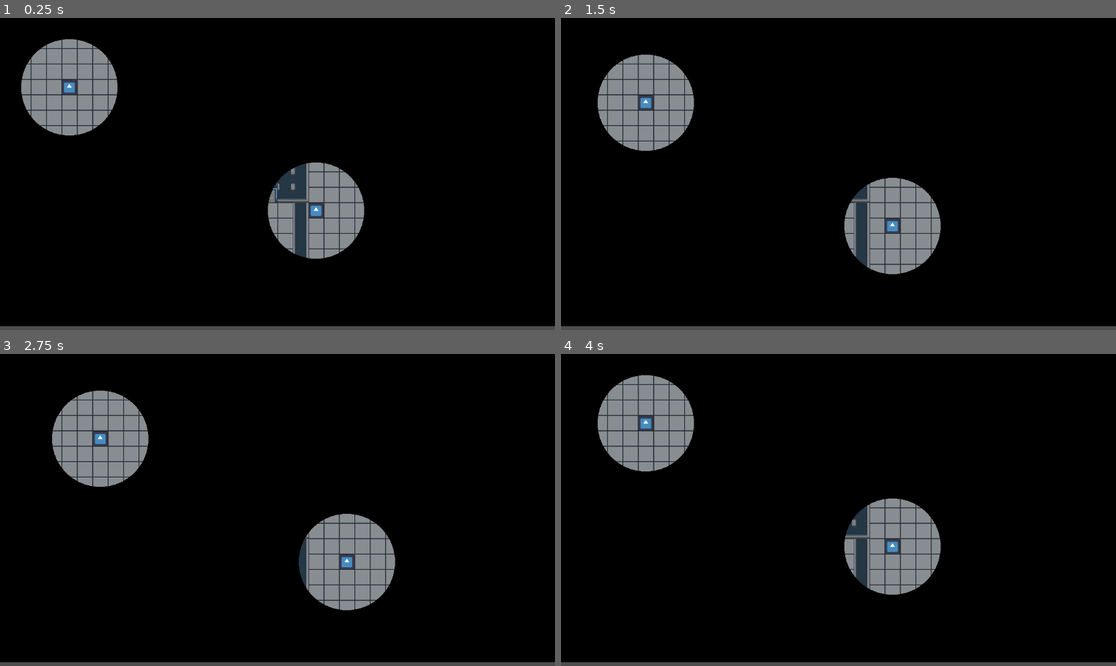
Above: before the commit, frames 1-4 (two rows, left to right).
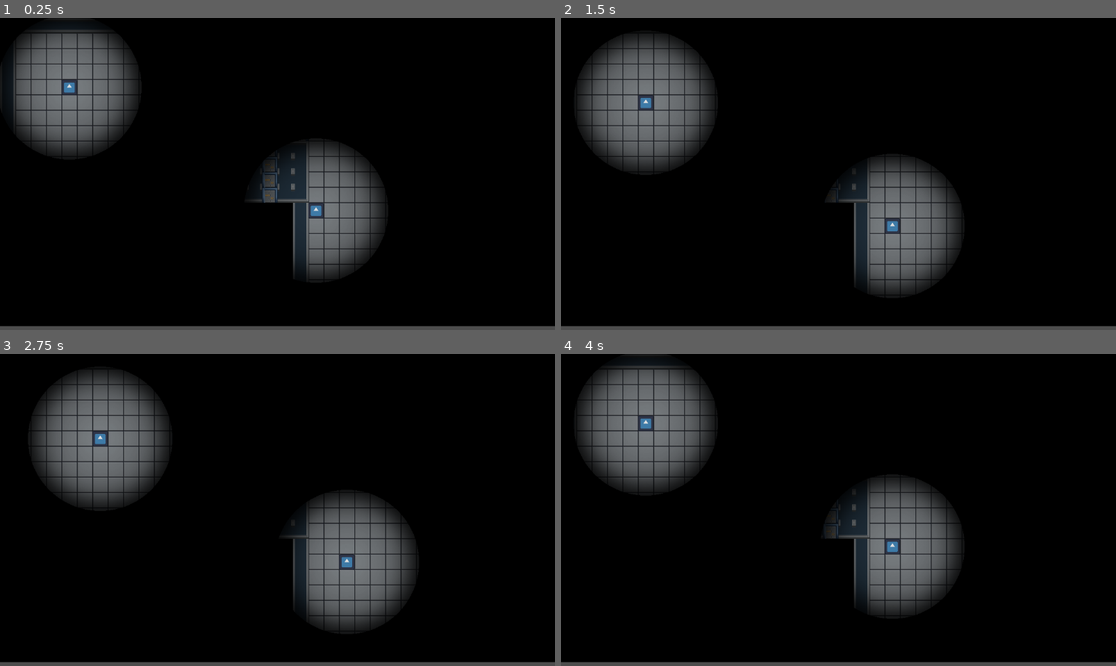
Above: after the commit, the same moments.

Repository: paralinguist/Heist-Server
Game: Godot game, scene res://game.tscn
Two runs of this game, one before a commit and one after it. Both use one fixed random seed, a clock stepped at 60 frames per second and the inputs below. The engine's default icon, where the game draws it, is replaced by a stand-in: a white triangle on a blue panel in a dark square.
Inputs:
- Up to frame 1 (0.25 s): no input
- Up to frame 2 (1.5 s): tap Enter at 0.5 s; hold Right (right) 0.53-1.28 s; tap Space (use) at 0.6, 1.25, 1.35 s; hold Down (down) from 1.28 s (still down)
- Up to frame 3 (2.75 s): tap Enter at 2 s; release Down (down) at 2.03 s; hold Right (right) from 2.03 s (still down); tap Space (use) at 2.1 s
- Up to frame 4 (4 s): tap Space (use) at 2.75, 2.85, 3.6 s; release Right (right) at 2.78 s; hold Up (up) 2.78-3.53 s; tap Enter at 3.5 s; hold Left (left) from 3.53 s (still down)

The runs differ from the first frame. In frame 1, 13% of the frame differs, in the area x 0-70%, y 0-85%; in frame 2, 14%; in frame 3, 14%, in the area x 5-75%, y 5-90%; in frame 4, 13%.

Commit message:
shadows

Diff:
--- a/LockPick.tscn
+++ b/LockPick.tscn
@@ -1,7 +1,8 @@
-[gd_scene load_steps=4 format=3 uid="uid://bv633abddjiom"]
+[gd_scene load_steps=5 format=3 uid="uid://bv633abddjiom"]
 
 [ext_resource type="Script" path="res://lock_pick.gd" id="1_t0jss"]
 [ext_resource type="Texture2D" uid="uid://c5sgcd2mti840" path="res://icon.svg" id="2_oylxj"]
+[ext_resource type="PackedScene" uid="uid://cgjc0bf48rra3" path="res://player_base.tscn" id="3_koxns"]
 
 [sub_resource type="RectangleShape2D" id="RectangleShape2D_hoy73"]
 size = Vector2(31, 31)
@@ -19,8 +20,4 @@
 texture = ExtResource("2_oylxj")
 flip_v = true
 
-[node name="ActionChecker" type="RayCast2D" parent="."]
-target_position = Vector2(0, 32)
-collision_mask = 2
-collide_with_areas = true
-collide_with_bodies = false
+[node name="PlayerBase" parent="." instance=ExtResource("3_koxns")]
--- a/default_level_tiles.tscn
+++ b/default_level_tiles.tscn
@@ -1,8 +1,9 @@
-[gd_scene load_steps=13 format=4 uid="uid://c3gucr3c3qajx"]
+[gd_scene load_steps=14 format=4 uid="uid://c3gucr3c3qajx"]
 
 [ext_resource type="Material" uid="uid://cf5ilireapf5t" path="res://tilemapshader.tres" id="1_3xpw0"]
 [ext_resource type="Texture2D" uid="uid://xjvfscxuii5c" path="res://TileMap_SF/tileset_sf.png" id="2_86mwx"]
 [ext_resource type="PackedScene" uid="uid://c2t7dkditgky7" path="res://test_door.tscn" id="3_vj6b5"]
+[ext_resource type="Script" path="res://occulsionfix.gd" id="4_hfs66"]
 
 [sub_resource type="OccluderPolygon2D" id="OccluderPolygon2D_pvxx8"]
 polygon = PackedVector2Array(-32, -32, 32, -32, 32, 32, -32, 32)
@@ -47,6 +48,8 @@
 12:6/0/terrains_peering_bit/bottom_left_corner = 0
 12:6/0/terrains_peering_bit/left_side = 0
 13:6/0 = 0
+13:6/0/occlusion_layer_0/polygon = SubResource("OccluderPolygon2D_pvxx8")
+13:6/0/physics_layer_0/polygon_0/points = PackedVector2Array(-32, -32, 32, -32, 32, 32, -32, 32)
 14:6/0 = 0
 14:6/0/terrain_set = 0
 14:6/0/terrain = 0
@@ -54,6 +57,8 @@
 14:6/0/physics_layer_0/polygon_0/points = PackedVector2Array(-32, -32, 32, -32, 32, 32, -32, 32)
 14:6/0/terrains_peering_bit/bottom_side = 0
 15:6/0 = 0
+15:6/0/occlusion_layer_0/polygon = SubResource("OccluderPolygon2D_pvxx8")
+15:6/0/physics_layer_0/polygon_0/points = PackedVector2Array(-32, -32, 32, -32, 32, 32, -32, 32)
 16:6/0 = 0
 16:6/0/terrain_set = 0
 16:6/0/terrain = 0
@@ -123,6 +128,8 @@
 12:7/0/terrains_peering_bit/top_left_corner = 0
 12:7/0/terrains_peering_bit/top_side = 0
 13:7/0 = 0
+13:7/0/occlusion_layer_0/polygon = SubResource("OccluderPolygon2D_pvxx8")
+13:7/0/physics_layer_0/polygon_0/points = PackedVector2Array(-32, -32, 32, -32, 32, 32, -32, 32)
 14:7/0 = 0
 14:7/0/terrain_set = 0
 14:7/0/terrain = 0
@@ -131,7 +138,11 @@
 14:7/0/terrains_peering_bit/bottom_side = 0
 14:7/0/terrains_peering_bit/top_side = 0
 15:7/0 = 0
+15:7/0/occlusion_layer_0/polygon = SubResource("OccluderPolygon2D_pvxx8")
+15:7/0/physics_layer_0/polygon_0/points = PackedVector2Array(-32, -32, 32, -32, 32, 32, -32, 32)
 16:7/0 = 0
+16:7/0/occlusion_layer_0/polygon = SubResource("OccluderPolygon2D_pvxx8")
+16:7/0/physics_layer_0/polygon_0/points = PackedVector2Array(-32, -32, 32, -32, 32, 32, -32, 32)
 19:7/0 = 0
 19:7/0/terrain_set = 0
 19:7/0/terrain = 0
@@ -184,6 +195,8 @@
 12:8/0/terrains_peering_bit/top_left_corner = 0
 12:8/0/terrains_peering_bit/top_side = 0
 13:8/0 = 0
+13:8/0/occlusion_layer_0/polygon = SubResource("OccluderPolygon2D_pvxx8")
+13:8/0/physics_layer_0/polygon_0/points = PackedVector2Array(-32, -32, 32, -32, 32, 32, -32, 32)
 14:8/0 = 0
 14:8/0/terrain_set = 0
 14:8/0/terrain = 0
@@ -191,6 +204,8 @@
 14:8/0/physics_layer_0/polygon_0/points = PackedVector2Array(-32, -32, 32, -32, 32, 32, -32, 32)
 14:8/0/terrains_peering_bit/top_side = 0
 15:8/0 = 0
+15:8/0/occlusion_layer_0/polygon = SubResource("OccluderPolygon2D_pvxx8")
+15:8/0/physics_layer_0/polygon_0/points = PackedVector2Array(-32, -32, 32, -32, 32, 32, -32, 32)
 16:8/0 = 0
 16:8/0/terrain_set = 0
 16:8/0/terrain = 0
@@ -551,12 +566,15 @@
 terrain_set_0/mode = 0
 terrain_set_0/terrain_0/name = "Wall0"
 terrain_set_0/terrain_0/color = Color(0.5, 0.34375, 0.25, 1)
+navigation_layer_0/layers = 1
 sources/1 = SubResource("TileSetAtlasSource_w4hnt")
 sources/2 = SubResource("TileSetAtlasSource_flykd")
 sources/4 = SubResource("TileSetScenesCollectionSource_ijxwu")
 
 [node name="DefaultLevelTiles" type="TileMapLayer"]
+light_mask = 5
 material = ExtResource("1_3xpw0")
 scale = Vector2(0.5, 0.5)
 tile_map_data = PackedByteArray("AAAjABMAAQAVAAgAAAAjABIAAQAOAAcAAAAjABEAAQAOAAcAAAAjABAAAQAOAAcAAAAjAA8AAQAOAAcAAAAjAA …(11440 unchanged characters)…
 tile_set = SubResource("TileSet_wki6a")
+script = ExtResource("4_hfs66")
--- /dev/null
+++ b/default_npc.tscn
@@ -0,0 +1,25 @@
+[gd_scene load_steps=3 format=3 uid="uid://cxkg0auxroxei"]
+
+[ext_resource type="Texture2D" uid="uid://c5sgcd2mti840" path="res://icon.svg" id="1_pr1pw"]
+[ext_resource type="Texture2D" uid="uid://cavvue1yedhqe" path="res://Particles/circle_05.png" id="2_g2d8x"]
+
+[node name="Default_NPC" type="CharacterBody2D"]
+
+[node name="Sprite2D" type="Sprite2D" parent="."]
+scale = Vector2(0.5, 0.5)
+texture = ExtResource("1_pr1pw")
+
+[node name="CollisionPolygon2D" type="CollisionPolygon2D" parent="."]
+scale = Vector2(0.5, 0.5)
+polygon = PackedVector2Array(59.1, -64, -59, -64, -63.8, -59, -64, 61, -60.3, 64, 59.6, 64, 63.9, 59, 64, -61.1)
+
+[node name="PointLight2D" type="PointLight2D" parent="."]
+light_mask = 4
+position = Vector2(-200, 0)
+rotation = 0.523599
+skew = 0.523599
+color = Color(1, 0, 0, 1)
+range_item_cull_mask = 4
+texture = ExtResource("2_g2d8x")
+offset = Vector2(180, -180)
+texture_scale = 0.6
--- a/default_player.tscn
+++ b/default_player.tscn
@@ -1,7 +1,8 @@
-[gd_scene load_steps=4 format=3 uid="uid://dy5mv3plfjffu"]
+[gd_scene load_steps=5 format=3 uid="uid://dy5mv3plfjffu"]
 
 [ext_resource type="Texture2D" uid="uid://c5sgcd2mti840" path="res://icon.svg" id="1_1ld6b"]
 [ext_resource type="Script" path="res://player.gd" id="1_n837o"]
+[ext_resource type="PackedScene" uid="uid://cgjc0bf48rra3" path="res://player_base.tscn" id="3_t7n2g"]
 
 [sub_resource type="RectangleShape2D" id="RectangleShape2D_rma6g"]
 size = Vector2(31, 31)
@@ -17,8 +18,4 @@
 scale = Vector2(0.25, 0.25)
 texture = ExtResource("1_1ld6b")
 
-[node name="ActionChecker" type="RayCast2D" parent="."]
-target_position = Vector2(0, 32)
-collision_mask = 2
-collide_with_areas = true
-collide_with_bodies = false
+[node name="PlayerBase" parent="." instance=ExtResource("3_t7n2g")]
--- /dev/null
+++ b/disable_shadows.gdshader
@@ -0,0 +1,3 @@
+shader_type canvas_item;
+
+render_mode unshaded;
--- a/game.gd
+++ b/game.gd
@@ -13,6 +13,6 @@
     $TileMap.get_child(0).material.set("shader_parameter/override", false)
     for c in range($Players.get_child_count()):
         $TileMap.get_child(0).material.get("shader_parameter/positions")[c] = $Players.get_child(c).global_position
-        $TileMap.get_child(0).material.get("shader_parameter/threshold")[c] = 100.0
+        $TileMap.get_child(0).material.get("shader_parameter/threshold")[c] = 150.0
     for nc in range($Players.get_child_count(), 5):
         $TileMap.get_child(0).material.get("shader_parameter/threshold")[nc] = 0.0
--- a/game.tscn
+++ b/game.tscn
@@ -1,9 +1,10 @@
-[gd_scene load_steps=5 format=3 uid="uid://5uqyosn1ib0i"]
+[gd_scene load_steps=6 format=3 uid="uid://5uqyosn1ib0i"]
 
 [ext_resource type="Script" path="res://game.gd" id="1_oqqb4"]
 [ext_resource type="PackedScene" uid="uid://c3gucr3c3qajx" path="res://default_level_tiles.tscn" id="1_wr0ng"]
 [ext_resource type="PackedScene" uid="uid://budx8kadsk8sg" path="res://web_socket_server.tscn" id="2_m656e"]
 [ext_resource type="PackedScene" uid="uid://dy5mv3plfjffu" path="res://default_player.tscn" id="2_t36v7"]
+[ext_resource type="PackedScene" uid="uid://bj3wsi8bker6s" path="res://occluder.tscn" id="5_t6v8n"]
 
 [node name="Game" type="Node2D"]
 script = ExtResource("1_oqqb4")
@@ -24,3 +25,10 @@
 [node name="DefaultPlayer2" parent="Players" instance=ExtResource("2_t36v7")]
 position = Vector2(656, 400)
 is_test = true
+
+[node name="CanvasModulate" type="CanvasModulate" parent="."]
+color = Color(0, 0, 0, 1)
+
+[node name="LightOccluder2D" parent="." instance=ExtResource("5_t6v8n")]
+position = Vector2(176, 176)
+scale = Vector2(0.5, 0.5)
--- /dev/null
+++ b/occluder.tscn
@@ -0,0 +1,7 @@
+[gd_scene load_steps=2 format=3 uid="uid://bj3wsi8bker6s"]
+
+[ext_resource type="Material" uid="uid://cf5ilireapf5t" path="res://tilemapshader.tres" id="1_5hjns"]
+
+[node name="LightOccluder2D" type="Sprite2D"]
+light_mask = 2
+material = ExtResource("1_5hjns")
--- /dev/null
+++ b/occulsionfix.gd
@@ -0,0 +1,27 @@
+extends TileMapLayer
+
+const occl: Resource = preload("res://occluder.tscn")
+
+# Called when the node enters the scene tree for the first time.
+func _ready() -> void:
+    for pos in get_used_cells():
+        var tile := get_cell_tile_data(pos)
+        if tile and tile.terrain == 0:
+            var newOccl = occl.instantiate()
+            add_child(newOccl)
+            newOccl.position = Vector2(32, 32) + pos*64.0
+            var source_id = get_cell_source_id(pos)
+            var source = tile_set.get_source(source_id) as TileSetAtlasSource
+            var atlas_coords = get_cell_atlas_coords(pos)
+            var rect = source.get_tile_texture_region(atlas_coords)
+            var image = source.texture.get_image()
+            var tile_image = image.get_region(rect)
+            var texture = ImageTexture.create_from_image(tile_image)
+            newOccl.texture = texture
+
+
+
+
+# Called every frame. 'delta' is the elapsed time since the previous frame.
+func _process(delta: float) -> void:
+    pass
--- a/player.gd
+++ b/player.gd
@@ -48,9 +48,9 @@
 #Attempt to "use" an item from any adjacent tile - usually picking up an objective, freeing a player, opening unlocked doors etc
 func use():
     for i in range(4):
-        $ActionChecker.rotation = TAU/4*i
-        $ActionChecker.force_raycast_update()
-        if $ActionChecker.is_colliding():
-            var new_col : Object = $ActionChecker.get_collider()
+        $PlayerBase/ActionChecker.rotation = TAU/4*i
+        $PlayerBase/ActionChecker.force_raycast_update()
+        if $PlayerBase/ActionChecker.is_colliding():
+            var new_col : Object = $PlayerBase/ActionChecker.get_collider()
             if new_col.is_in_group("Door"):
                 new_col.get_parent().toggle_state()
--- /dev/null
+++ b/player_base.tscn
@@ -0,0 +1,21 @@
+[gd_scene load_steps=2 format=3 uid="uid://cgjc0bf48rra3"]
+
+[ext_resource type="Texture2D" uid="uid://cavvue1yedhqe" path="res://Particles/circle_05.png" id="1_ryb7y"]
+
+[node name="PlayerBase" type="Node2D"]
+
+[node name="ActionChecker" type="RayCast2D" parent="."]
+target_position = Vector2(0, 32)
+collision_mask = 2
+collide_with_areas = true
+collide_with_bodies = false
+
+[node name="PointLight2D" type="PointLight2D" parent="."]
+scale = Vector2(1.5, 1.5)
+shadow_enabled = true
+texture = ExtResource("1_ryb7y")
+
+[node name="PointLight2D2" type="PointLight2D" parent="."]
+scale = Vector2(1.5, 1.5)
+range_item_cull_mask = 2
+texture = ExtResource("1_ryb7y")
--- a/test_door.gd
+++ b/test_door.gd
@@ -15,7 +15,11 @@
         closed = false
         $Sprite2D.play("Open")
         $CollisionShape2D.disabled = true
+        $LightOccluder2D.occluder_light_mask = 0
+        $Sprite2D2.visible = false
     else:
         closed = true
         $Sprite2D.play("Closed")
         $CollisionShape2D.disabled = false
+        $LightOccluder2D.occluder_light_mask = 1
+        $Sprite2D2.visible = true
--- a/test_door.tscn
+++ b/test_door.tscn
@@ -33,11 +33,22 @@
 [sub_resource type="RectangleShape2D" id="RectangleShape2D_0bqel"]
 size = Vector2(64, 64)
 
+[sub_resource type="OccluderPolygon2D" id="OccluderPolygon2D_5k4x1"]
+cull_mode = 1
+polygon = PackedVector2Array(-32, -32, -32, 32, 32, 32, 32, -32)
+
 [node name="TestDoor" type="StaticBody2D"]
 use_parent_material = true
 script = ExtResource("1_d84u1")
 
 [node name="Sprite2D" type="AnimatedSprite2D" parent="."]
+use_parent_material = true
+sprite_frames = SubResource("SpriteFrames_8lmpo")
+animation = &"Closed"
+autoplay = "Closed"
+
+[node name="Sprite2D2" type="AnimatedSprite2D" parent="."]
+light_mask = 2
 use_parent_material = true
 sprite_frames = SubResource("SpriteFrames_8lmpo")
 animation = &"Closed"
@@ -52,3 +63,6 @@
 
 [node name="CollisionShape2D2" type="CollisionShape2D" parent="PlayerDetection"]
 shape = SubResource("RectangleShape2D_0bqel")
+
+[node name="LightOccluder2D" type="LightOccluder2D" parent="."]
+occluder = SubResource("OccluderPolygon2D_5k4x1")
--- /dev/null
+++ b/visshader.tres
@@ -0,0 +1,11 @@
+[gd_resource type="VisualShader" format=3 uid="uid://dsa34rcx50wb8"]
+
+[resource]
+code = "shader_type canvas_item;
+render_mode blend_mix;
+
+
+
+"
+mode = 1
+flags/light_only = false
Binary file added: Particles/circle_05.png
Not shown, added: Particles/circle_05.png.import
Binary file added: Particles/flame_02.png
Not shown, added: Particles/flame_02.png.import
Binary file added: Particles/light_01.png
Not shown, added: Particles/light_01.png.import
Binary file added: Particles/magic_05.png
Not shown, added: Particles/magic_05.png.import
Binary file added: Particles/scorch_03.png
Not shown, added: Particles/scorch_03.png.import
Binary file added: Particles/smoke_07.png
Not shown, added: Particles/smoke_07.png.import
(and 7 more such lines)
